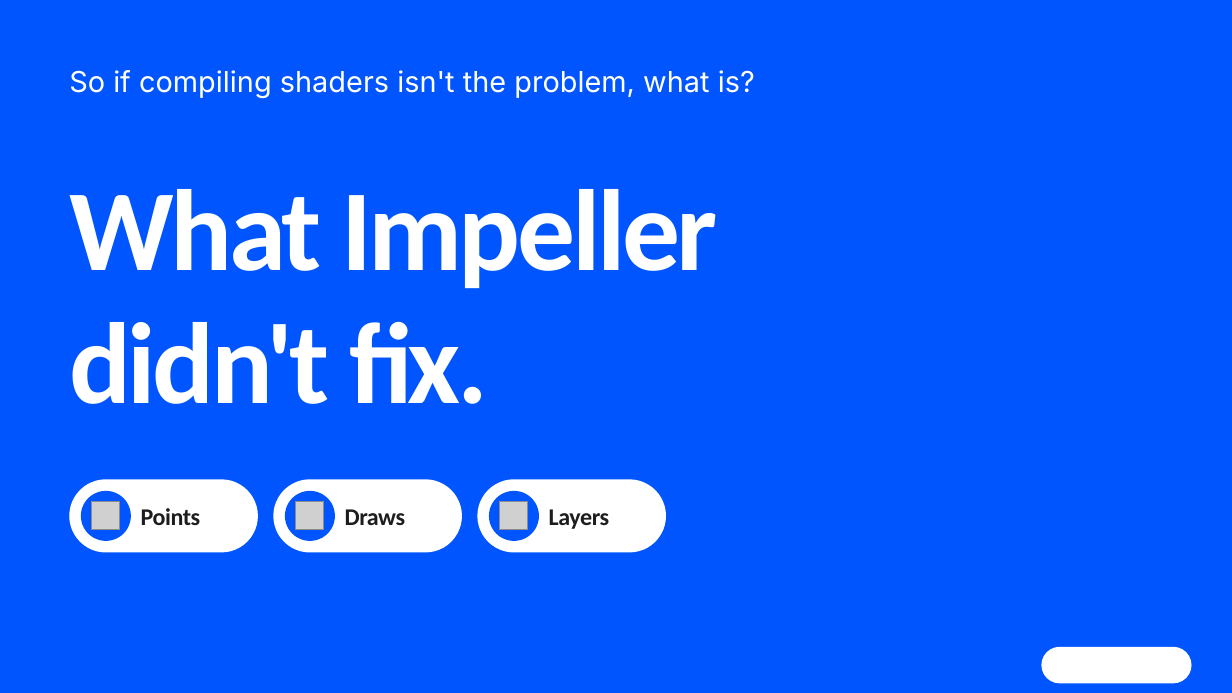
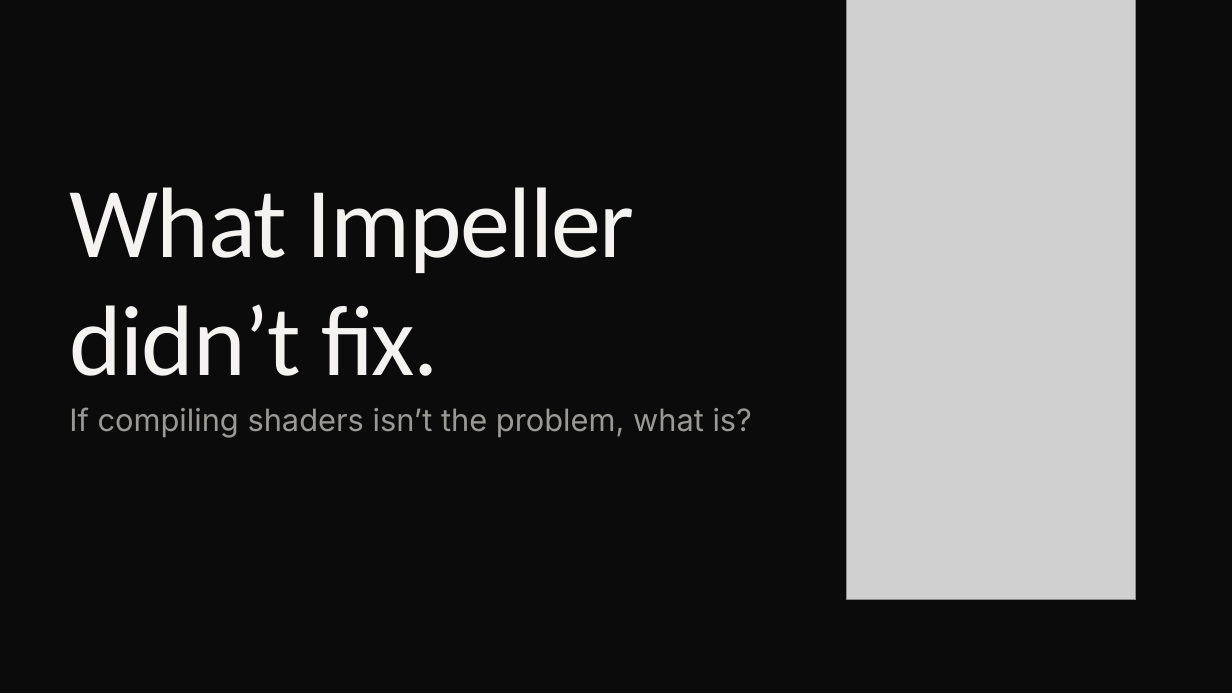
Before and after one commit to cm-collins/fluttercon-demo-app, a slide deck: slide 19 of docs/talk/slides/beyond-skia.pptx. Drawn at 1232x693 pixels with LibreOffice and Linux fonts; fonts in the diff are those of the drawing; grey boxes stand for pictures; background and template pictures are left out. Boxes give left, top, right and bottom in pixels: in the first picture for what was removed or moved away, otherwise in the second. Text is boxed around its words. In the diff, an @@ line names an element or a change of style, - is before the commit and + after.

```diff
--- a/docs/talk/slides/beyond-skia.pptx
+++ b/docs/talk/slides/beyond-skia.pptx
@@ background #0055FF to #0B0B0C @@
@@ picture added at <box>848,0,1136,600</box> @@
@@ title at <box>69,187,635,376</box>: text changed; size 90 to 78 pt; text colour #FFFFFF to #F4F3EF; bold off @@
-What Impeller
-didn't fix.
+What Impeller
+didn’t fix.
@@ text at <box>69,407,752,438</box>: text changed; size 22.5 to 24 pt; text colour #FFFFFF to #9A9995 @@
-So if compiling shaders isn't the problem, what is?
+If compiling shaders isn’t the problem, what is?
@@ rounded rectangle removed at <box>69,480,258,553</box> @@
@@ rounded rectangle removed at <box>81,491,131,541</box> @@
@@ picture removed at <box>91,502,119,530</box> @@
@@ text removed at <box>141,508,201,525</box> @@
-Points
@@ rounded rectangle removed at <box>274,480,462,553</box> @@
@@ rounded rectangle removed at <box>285,491,335,541</box> @@
@@ picture removed at <box>296,502,323,530</box> @@
@@ text removed at <box>345,509,406,525</box> @@
-Draws
@@ rounded rectangle removed at <box>478,480,666,553</box> @@
@@ rounded rectangle removed at <box>489,491,539,541</box> @@
@@ picture removed at <box>500,502,528,530</box> @@
@@ text removed at <box>549,509,610,529</box> @@
-Layers
@@ rounded rectangle removed at <box>1042,647,1191,684</box> @@
```
Also in this commit, not shown: 31 other slides changed, 2 slides added, 2 slides removed, 56 other files.
